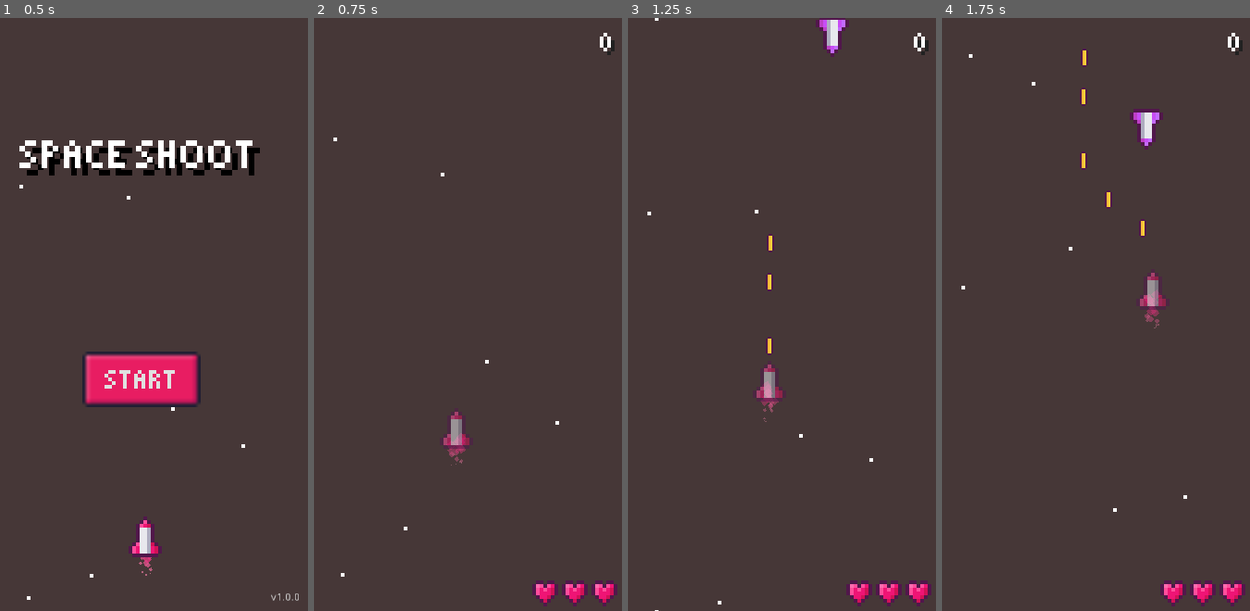
Above: before the commit, frames 1-4 (left to right).
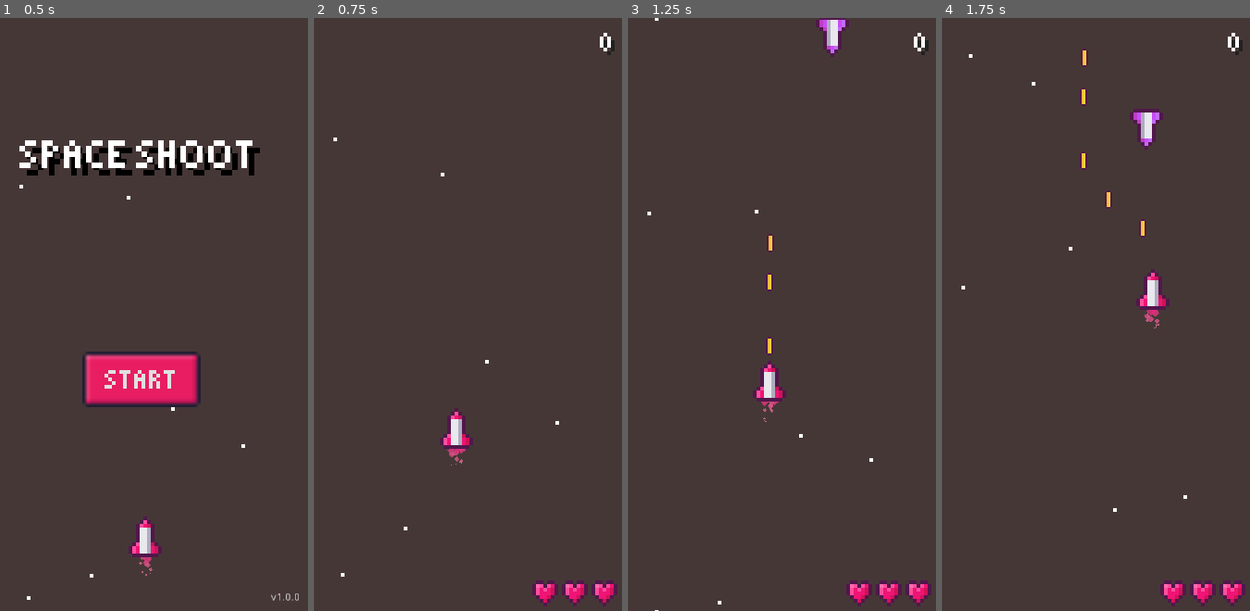
Above: after the commit, the same moments.

Repository: xinyer/game-spaceshooter
Game: Godot game, scene res://scene/Main.tscn
Two runs of this game, one before a commit and one after it. Both use one fixed random seed, a clock stepped at 60 frames per second and the inputs below.
Inputs (mouse positions are in pixels of both pictures, inside the frame that each line leads up to):
- Up to frame 1 (0.5 s): no input
- Up to frame 2 (0.75 s): click "START" at 0.5 s
- Up to frame 3 (1.25 s): no input
- Up to frame 4 (1.75 s): move the mouse to (1157, 284) at 1.27 s

Frame 1 is identical in both runs. In frame 2, 0.4% of the frame differs, in the area x 42-51%, y 66-76%; in frame 3, 0.3%; in frame 4, 0.4%.

Commit message:
upload readme file

Diff:
--- a/project.godot
+++ b/project.godot
@@ -10,7 +10,6 @@
 
 _global_script_classes=[  ]
 _global_script_class_icons={
-
 }
 
 [application]
--- a/scene/Main.tscn
+++ b/scene/Main.tscn
@@ -16,9 +16,6 @@
 margin_right = 90.0
 margin_bottom = 160.0
 script = ExtResource( 6 )
-__meta__ = {
-"_edit_use_anchors_": false
-}
 
 [node name="Background" parent="." instance=ExtResource( 1 )]
 
@@ -71,4 +68,5 @@
 texture = ExtResource( 8 )
 
 [node name="CPUParticles2D" parent="RocketSprite" instance=ExtResource( 7 )]
+
 [connection signal="pressed" from="StartButton" to="." method="_on_StartButton_pressed"]
--- a/scene/Player.tscn
+++ b/scene/Player.tscn
@@ -24,15 +24,13 @@
 }
 
 [node name="Player" type="Sprite"]
-modulate = Color( 1, 1, 1, 0.517647 )
 rotation = 4.71239
 z_index = 1
 texture = ExtResource( 1 )
 script = ExtResource( 2 )
 
-[node name="HitBox" type="Area2D" parent="." groups=[
-"Player",
-]]
+[node name="HitBox" type="Area2D" parent="." groups=["Player"]]
+visible = false
 position = Vector2( 50.8002, 143.438 )
 collision_mask = 4
 
@@ -43,10 +41,11 @@
 [node name="CPUParticles2D" parent="." instance=ExtResource( 3 )]
 
 [node name="HitAnimationPlayer" type="AnimationPlayer" parent="."]
-anims/hit = SubResource( 4 )
+anims/hit = SubResource( 2 )
 
 [node name="ShootTimer" type="Timer" parent="."]
 wait_time = 0.2
 autostart = true
+
 [connection signal="area_entered" from="HitBox" to="." method="_on_HitBox_area_entered"]
 [connection signal="timeout" from="ShootTimer" to="." method="_on_ShootTimer_timeout"]
--- a/scene/World.tscn
+++ b/scene/World.tscn
@@ -58,5 +58,6 @@
 script = ExtResource( 12 )
 
 [node name="ScreenShake" parent="Camera2D" instance=ExtResource( 11 )]
+
 [connection signal="node_instance" from="Player" to="." method="_node_instance"]
 [connection signal="timeout" from="EnemyTimer" to="." method="_on_EnemyTimer_timeout"]
Not shown, added: export_presets.cfg
Not shown: 1 places in scene/Main.tscn that only renumber resources
Not shown: 1 places in scene/Player.tscn that only renumber resources
Not shown: 1 places in scene/World.tscn that only renumber resources
Not shown, added: README.md
